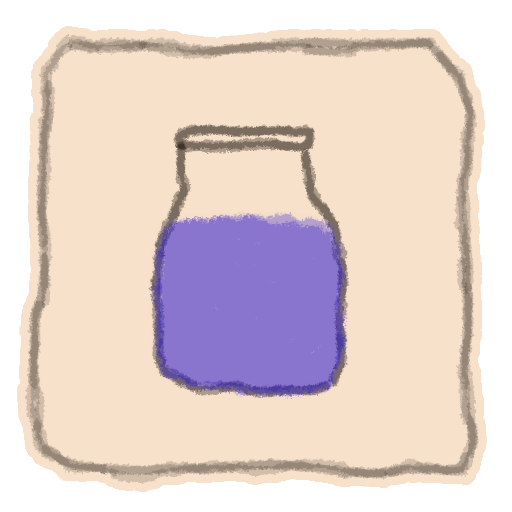
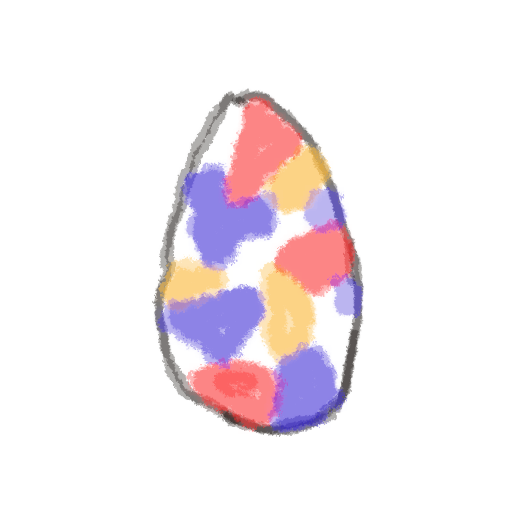
The second 512 x 512 image is a revision of the first. Changes to its layers:
added layer "Egg" above "milk" over bbox(151, 87, 365, 437)
hid "milk" over bbox(148, 122, 350, 400)
hid "Background" over bbox(17, 26, 487, 492)
